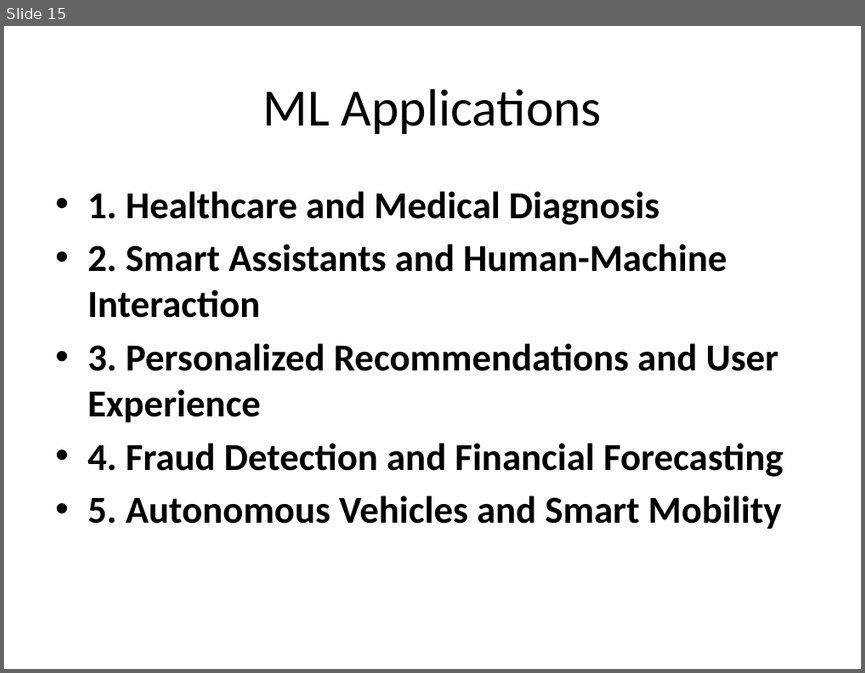
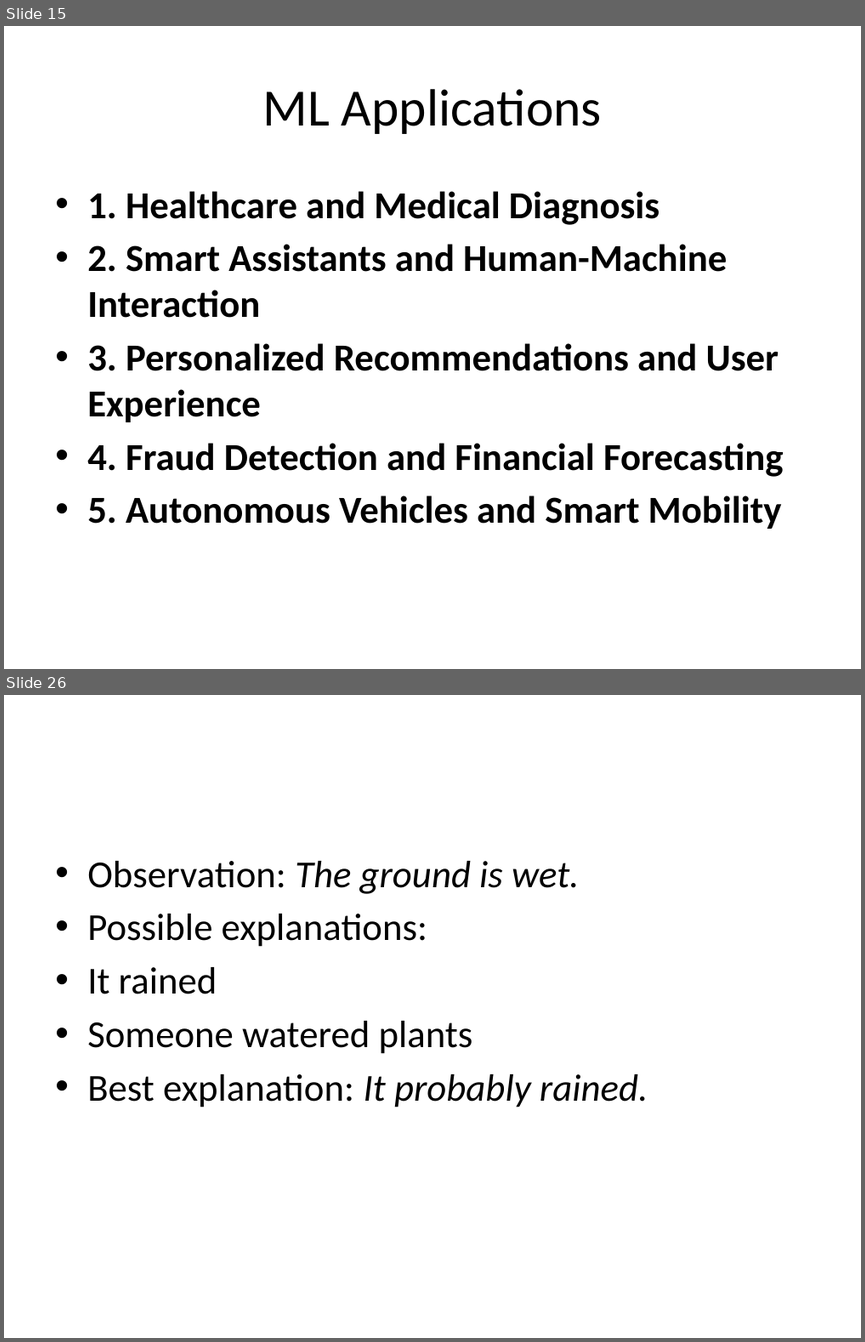
Before and after one commit to devipriyak/2025_VI_sem_CSE_B_LBRCE, a slide deck: Evolution of ML.pptx. Shown one above the other, each under a label of ours: slide 15 before the commit, slides 15 and 26 after it; the slides between them are not shown. The pictures are 865x673 and 865x1342 pixels, drawn with LibreOffice and Linux fonts; fonts in the diff are those of the drawing. Boxes give left, top, right and bottom in pixels: in the first picture for what was removed or moved away, otherwise in the second. Text is boxed around its words. In the diff, an @@ line names an element or a change of style, - is before the commit and + after.

```diff
--- a/Evolution of ML.pptx
+++ b/Evolution of ML.pptx
@@ slide 26 added at (x1=4, y1=695, x2=861, y2=1338), background #FFFFFF @@
@@ text added at (x1=87, y1=861, x2=647, y2=1107), 32 pt, text #000000 @@
+• Observation: The ground is wet.
+• Possible explanations:
+• It rained
+• Someone watered plants
+• Best explanation: It probably rained.
```
Also in this commit, not shown: 15 other slides added.
